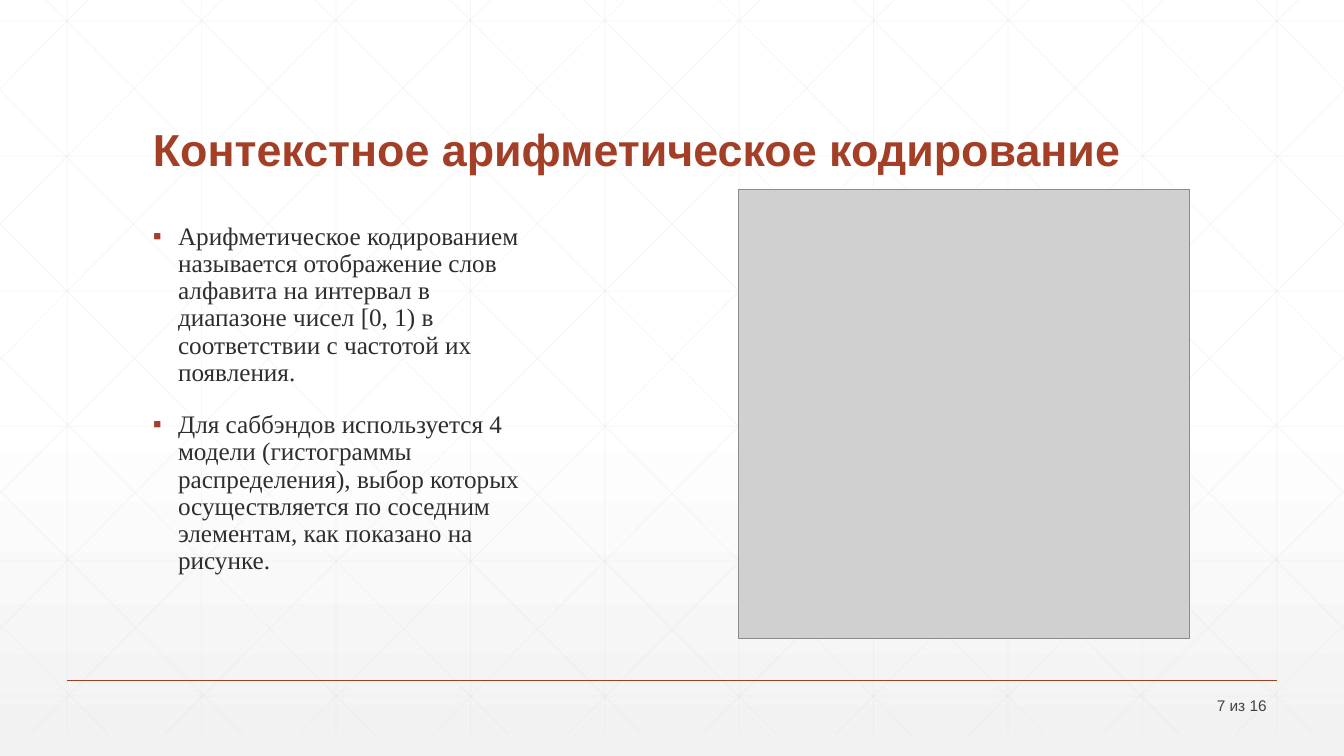
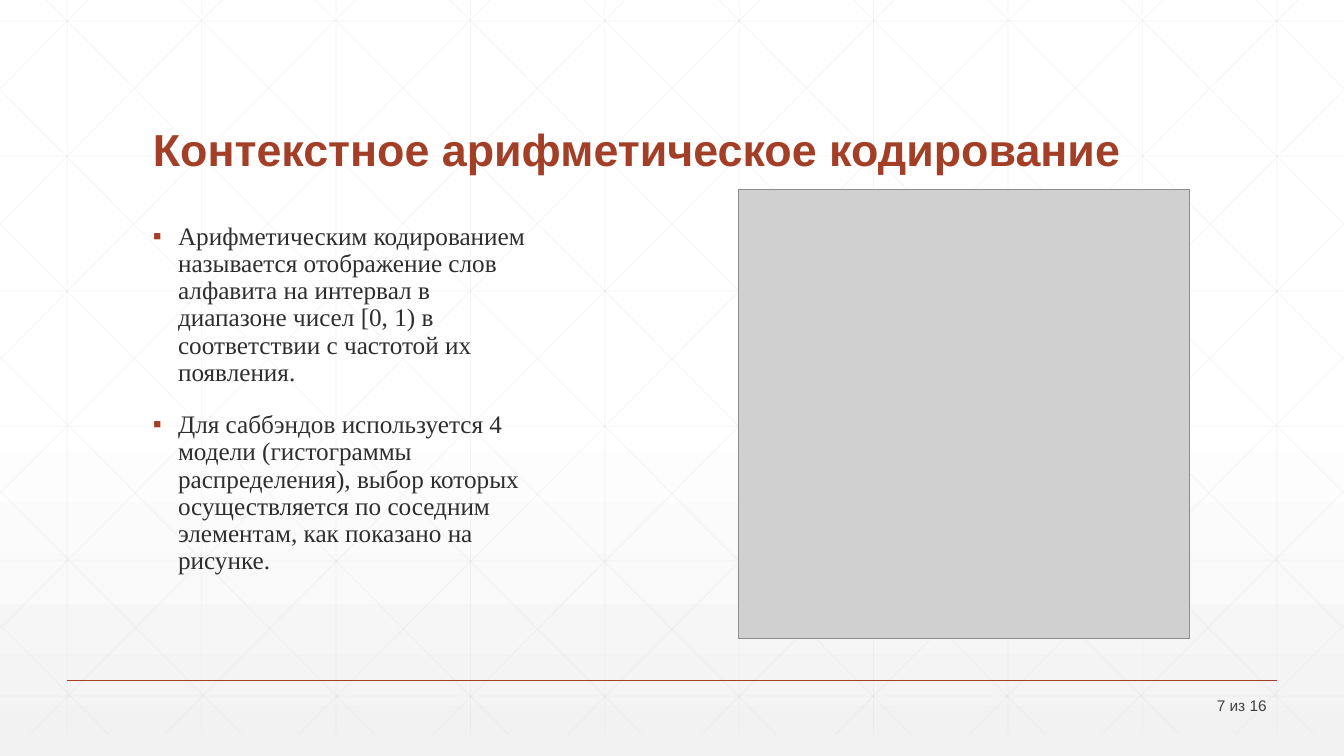
Before and after one commit to drkwdck/Codec, a slide deck: slide 7 of преза_2.pptx. Drawn at 1344x756 pixels with LibreOffice and Linux fonts; fonts in the diff are those of the drawing; grey boxes stand for pictures. Boxes give left, top, right and bottom in pixels: in the first picture for what was removed or moved away, otherwise in the second. Text is boxed around its words. In the diff, an @@ line names an element or a change of style, - is before the commit and + after.

```diff
--- a/преза_2.pptx
+++ b/преза_2.pptx
@@ text at [178,227,525,382]: text changed @@
-▪ Арифметическое кодированием называется отображение слов алфавита на интервал в диапазоне чисел [0, 1) в соответствии с частотой их появления.
+▪ Арифметическим кодированием называется отображение слов алфавита на интервал в диапазоне чисел [0, 1) в соответствии с частотой их появления.
```
Also in this commit, not shown: 2 other files.
